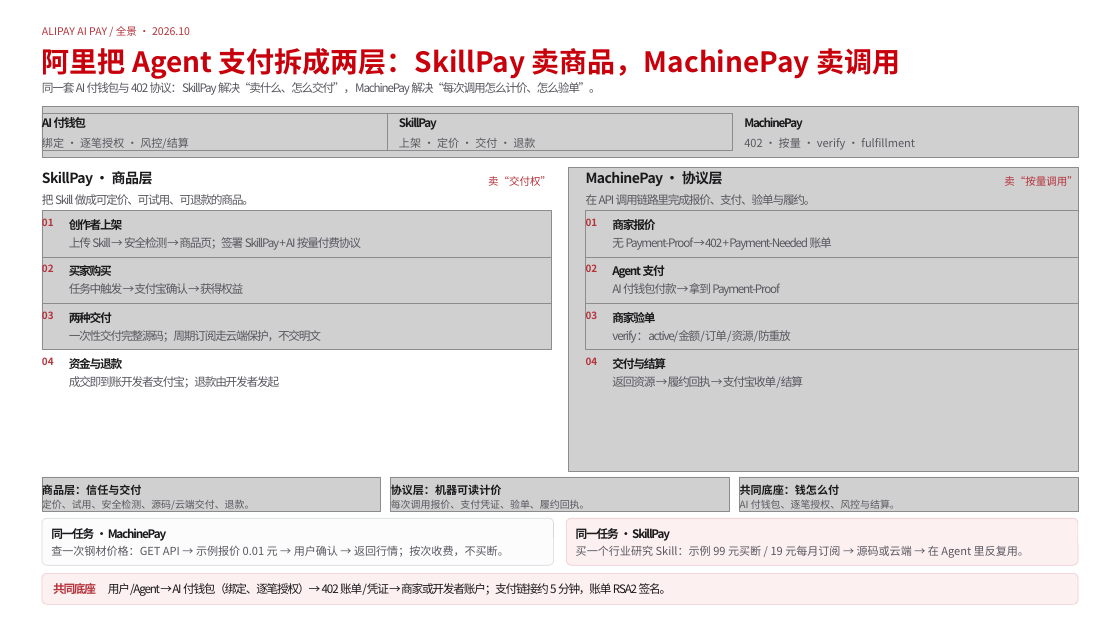
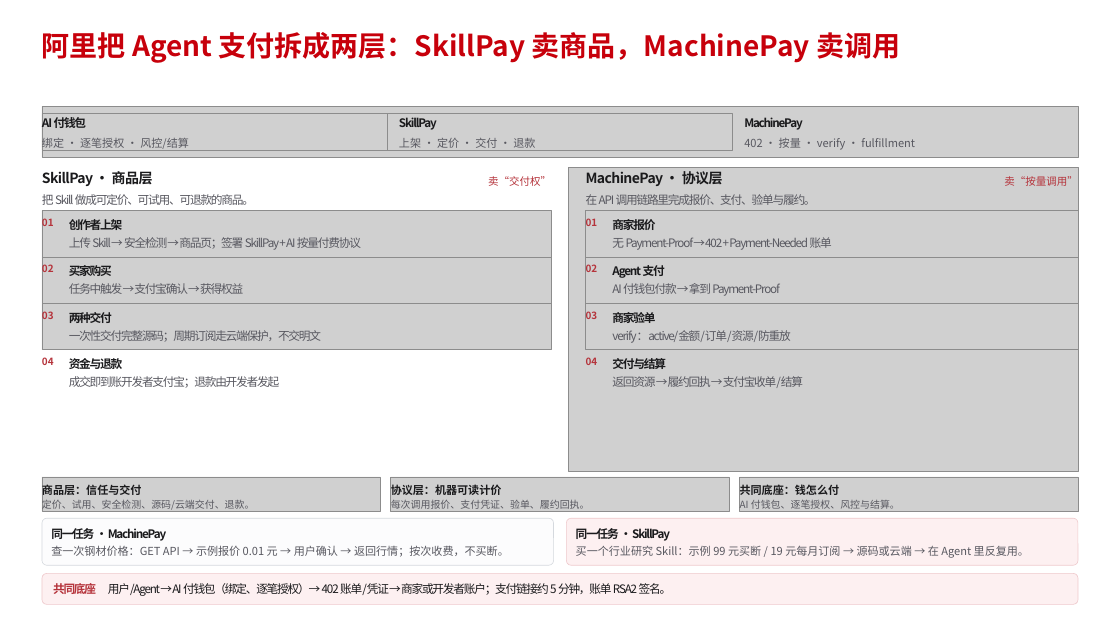
Before and after one commit to lzyu/skill-research-ppt, a slide deck: slide 15 of skill-final-v1.pptx. Drawn at 1120x630 pixels with LibreOffice and Linux fonts; fonts in the diff are those of the drawing; grey boxes stand for pictures. Boxes give left, top, right and bottom in pixels: in the first picture for what was removed or moved away, otherwise in the second. Text is boxed around its words. In the diff, an @@ line names an element or a change of style, - is before the commit and + after.

Commit message:
Refine Skill lifecycle page and Zhiguoyuan example

```diff
--- a/skill-final-v1.pptx
+++ b/skill-final-v1.pptx
@@ text "阿里把 Agent 支付拆成两层：SkillPay 卖商品，MachinePay 卖调用": place and size @@
-text "阿里把 Agent 支付拆成两层：SkillPay 卖商品，MachinePay 卖调用" at [42,48,900,79]
+text "阿里把 Agent 支付拆成两层：SkillPay 卖商品，MachinePay 卖调用" at [42,32,900,63]
@@ text removed at [42,26,190,36] @@
-ALIPAY AI PAY / 全景 · 2026.10
@@ text removed at [42,82,601,95] @@
-同一套 AI 付钱包与 402 协议：SkillPay 解决“卖什么、怎么交付”，MachinePay 解决“每次调用怎么计价、怎么验单”。
```
Also in this commit, not shown: 18 other slides changed, 1 slide added, 1 slide removed, 5 other files.
